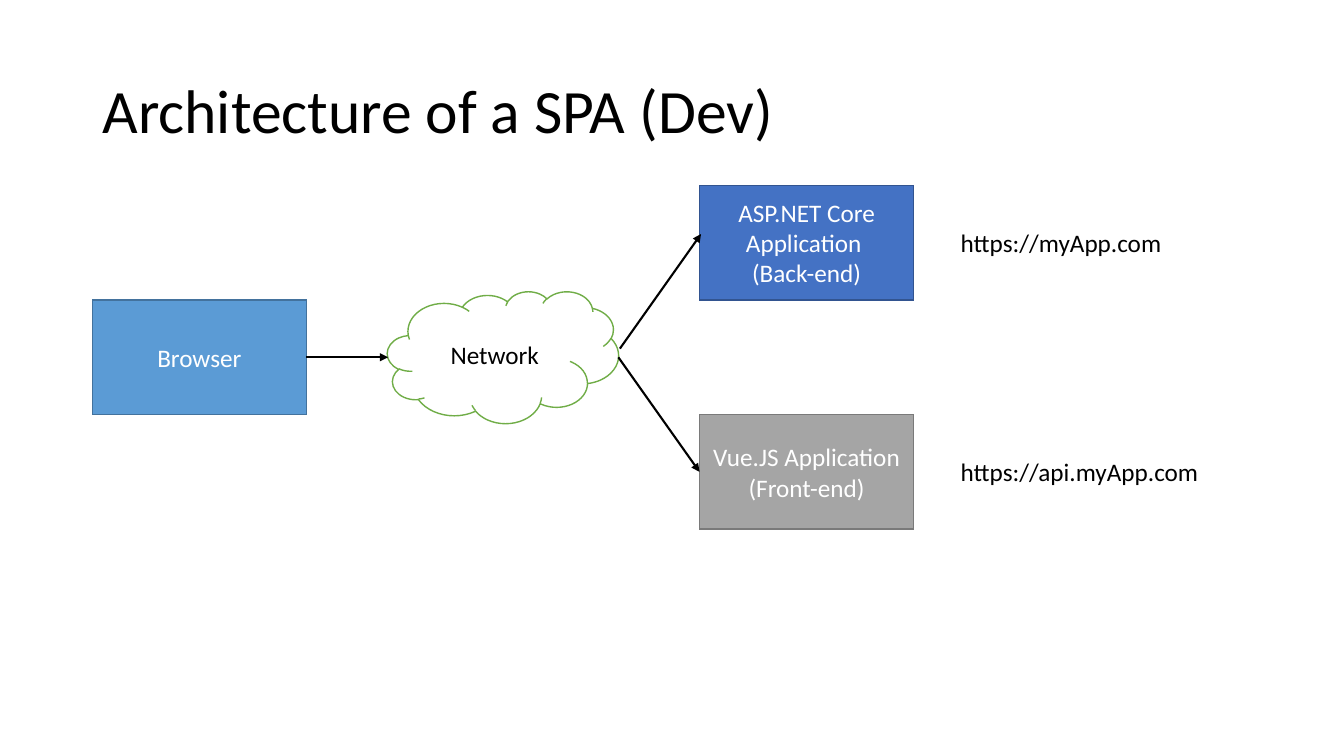
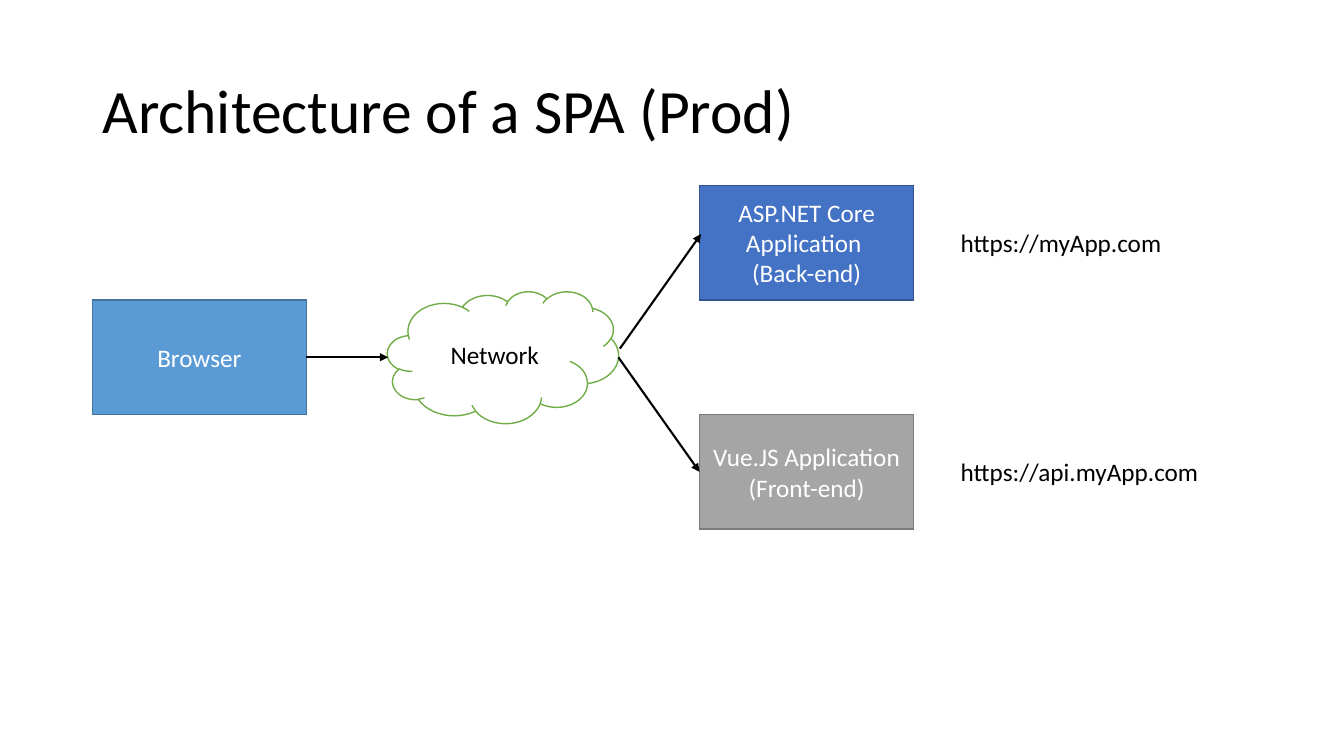
Before and after one commit to 1kevgriff/Workshop-SPA-with-ASPNETCORE-VueJS, a slide deck: slide 5 of Slides/7_Putting it Together.pptx (slide 3 before the commit). Drawn at 1344x756 pixels with LibreOffice and Linux fonts; fonts in the diff are those of the drawing. Boxes give left, top, right and bottom in pixels: in the first picture for what was removed or moved away, otherwise in the second. Text is boxed around its words. In the diff, an @@ line names an element or a change of style, - is before the commit and + after.

```diff
--- a/Slides/7_Putting it Together.pptx
+++ b/Slides/7_Putting it Together.pptx
@@ title at [102,88,793,142]: text changed @@
-Architecture of a SPA (Dev)
+Architecture of a SPA (Prod)
```
Also in this commit, not shown: 5 slides added, 5 other files.
